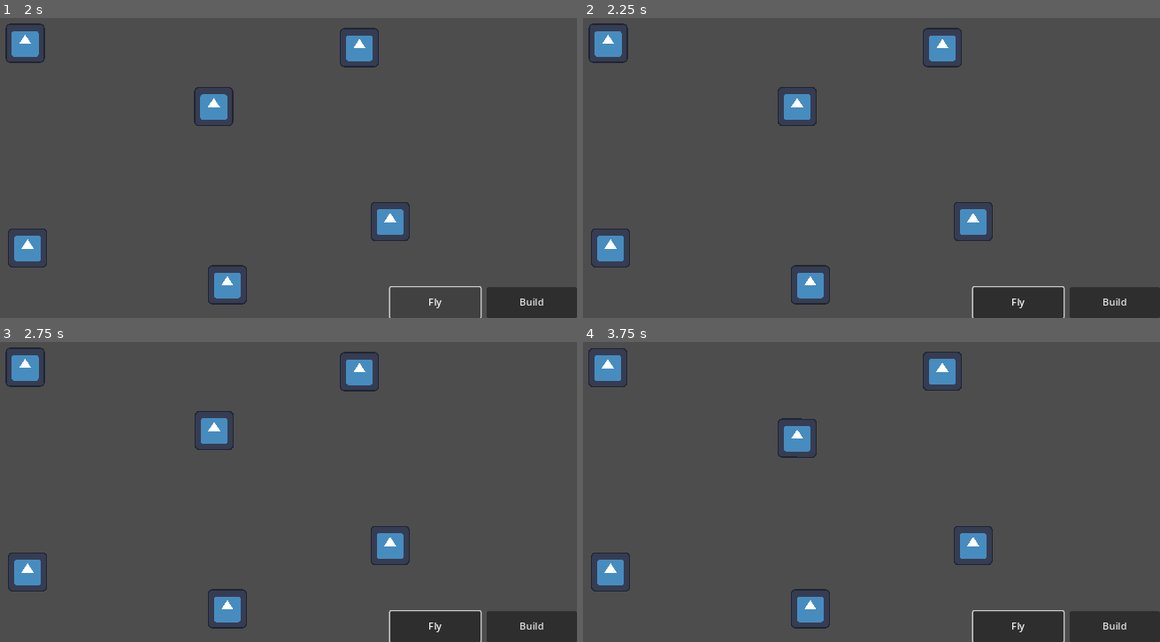
Above: before the commit, frames 1-4 (two rows, left to right).
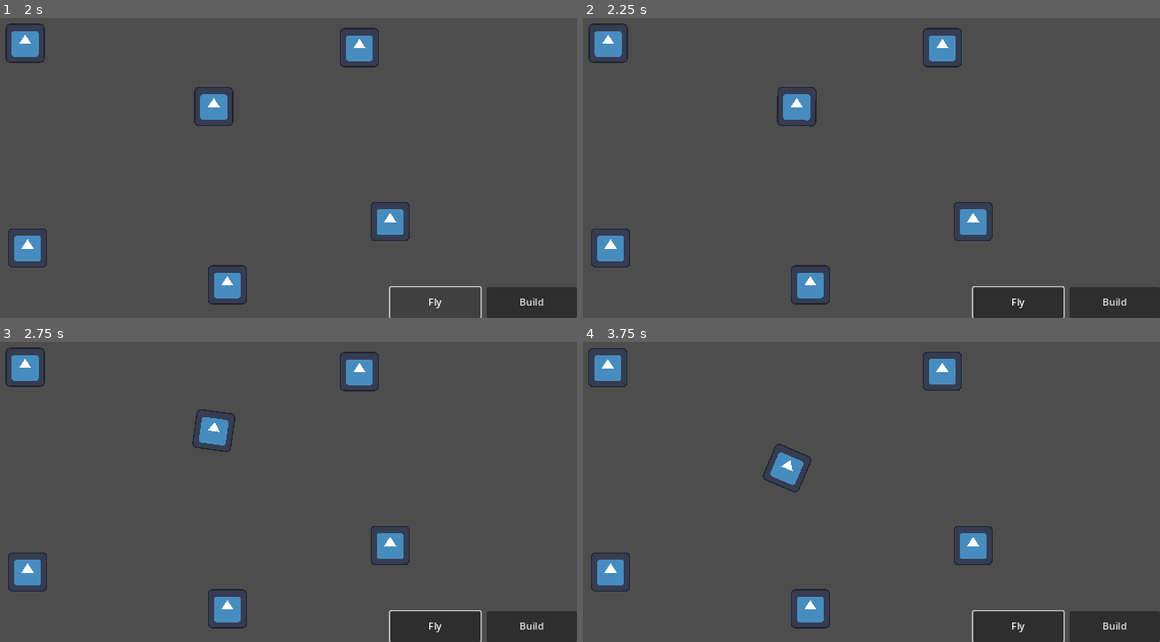
Above: after the commit, the same moments.

Repository: kodiitulip/dynamic-building-system
Game: Godot game, scene res://scenes/test_scene.tscn
The game is run twice, just before and just after one commit, with the same random seed, the same clock (stepped at 60 frames per second) and the same inputs. The engine's default icon, where the game draws it, is replaced by a stand-in: a white triangle on a blue panel in a dark square.
Inputs (mouse positions are in pixels of both pictures, inside the frame that each line leads up to):
- Up to frame 1 (2 s): click "Build" at 0.5 s; click "Fly" at 1.25 s
- Up to frame 2 (2.25 s): tap Enter at 2 s; move the mouse to (796, 108) at 2.02 s; hold D (rotate_right) from 2.03 s (still down); click (796, 108) at 2.17 s
- Up to frame 3 (2.75 s): keep holding D (rotate_right)
- Up to frame 4 (3.75 s): move the mouse to (606, 366) at 2.77 s; release D (rotate_right) at 2.78 s; hold S (thrust_backward) 2.78-3.53 s; click (606, 366) at 2.92 s; move the mouse to (940, 372) at 3.52 s; hold D (rotate_right) from 3.53 s (still down); click (940, 372) at 3.67 s

Frame 1 is identical in both runs. In frame 2, less than 0.1% of the frame differs, in the area x 33-41%, y 23-37%; in frame 3, 0.2%; in frame 4, 1.0%, in the area x 31-41%, y 25-51%.

Commit message:
some renaming

Diff:
--- a/scenes/component/component.gd
+++ b/scenes/component/component.gd
@@ -1,9 +1,10 @@
 class_name Component
 extends RigidBody2D
 
+## The component's State enum
 enum ComponentState {
 	IDLE,
-	GRABING,
+	GRAB,
 	DEAD,
 }
 
@@ -12,8 +13,11 @@
 var snap_points: Array[SnapPoint]
 var parent_component: Component
 
+@onready var click_area: Area2D = $ClickableArea
+
 
 func _ready() -> void:
+	click_area.input_event.connect(_on_area_input_event)
 	snap_points.append_array($SnapPoints.get_children().filter(
 		func(child: Node) -> bool: return child is SnapPoint))
 	for point: SnapPoint in snap_points:
@@ -25,7 +29,7 @@
 		ComponentState.IDLE:
 			pass
 
-		ComponentState.GRABING:
+		ComponentState.GRAB:
 			position = get_global_mouse_position()
 			for point: SnapPoint in snap_points:
 				point.handle_raycast()
@@ -64,15 +68,12 @@
 
 
 func set_state_to_grab() -> void:
-	component_state = ComponentState.GRABING
+	component_state = ComponentState.GRAB
 
 
 func _set_state_to(state: ComponentState) -> void:
 	component_state = state
 	freeze = state != ComponentState.DEAD
-	if not parent_component and state == ComponentState.IDLE:
-		await get_tree().create_timer(1).timeout
-		set_state_to_dead()
 
 
 func _trigger_snap_points(enable: bool) -> void:
@@ -89,12 +90,13 @@
 	set_state_to_idle()
 
 
-func _on_area_input_event(_viewport: Node, event: InputEvent, _shape_idx: int
-		) -> void:
+func _on_area_input_event(_viewport: Node, event: InputEvent, _shape_idx: int) -> void:
 	if not event is InputEventMouseButton:
 		return
 	if event.is_pressed():
 		set_state_to_grab()
+	elif not parent_component:
+		set_state_to_dead()
 	else:
 		set_state_to_idle()
 	_trigger_snap_points(event.is_pressed())
--- a/scenes/component/component.tscn
+++ b/scenes/component/component.tscn
@@ -22,14 +22,14 @@
 scale = Vector2(0.5, 0.5)
 texture = ExtResource("1_de20f")
 
-[node name="Clickable Area" type="Area2D" parent="."]
+[node name="ClickableArea" type="Area2D" parent="."]
 collision_mask = 0
 gravity_point = true
 gravity_point_unit_distance = 128.0
 gravity_point_center = Vector2(0, 0)
 gravity_direction = Vector2(0, 0)
 
-[node name="CollisionShape2D" type="CollisionShape2D" parent="Clickable Area"]
+[node name="CollisionShape2D" type="CollisionShape2D" parent="ClickableArea"]
 shape = SubResource("RectangleShape2D_1wpyt")
 
 [node name="SnapPoints" type="Node2D" parent="."]
@@ -50,5 +50,3 @@
 rotation = 1.5708
 
 [node name="ChildComponents" type="Node2D" parent="."]
-
-[connection signal="input_event" from="Clickable Area" to="." method="_on_area_input_event"]
--- a/scenes/component/main_component/main_component.gd
+++ b/scenes/component/main_component/main_component.gd
@@ -9,8 +9,7 @@
 
 @export var thrust: float = 150
 @export var torque: float = 500.0
-@export var current_state: ShipState = ShipState.FLYING:
-	set = _set_current_state
+@export var current_state: ShipState = ShipState.FLYING
 
 
 func _integrate_forces(_state: PhysicsDirectBodyState2D) -> void:
@@ -34,5 +33,13 @@
 		apply_force(input_direction.rotated(rotation) * thrust)
 
 
-func _set_current_state(state: ShipState) -> void:
-	current_state = state
+func set_state_to_building() -> void:
+	current_state = ShipState.BUILDING
+	click_area.input_pickable = true
+	set_state_to_idle()
+
+
+func set_state_to_flying() -> void:
+	current_state = ShipState.FLYING
+	click_area.input_pickable = false
+	set_state_to_dead()
--- a/scenes/test_scene_manager.gd
+++ b/scenes/test_scene_manager.gd
@@ -24,8 +24,8 @@
 
 
 func _on_build_pressed() -> void:
-	main_component.current_state = MainComponent.ShipState.BUILDING
+	main_component.set_state_to_building()
 
 
 func _on_fly_pressed() -> void:
-	main_component.current_state = MainComponent.ShipState.FLYING
+	main_component.set_state_to_flying()
